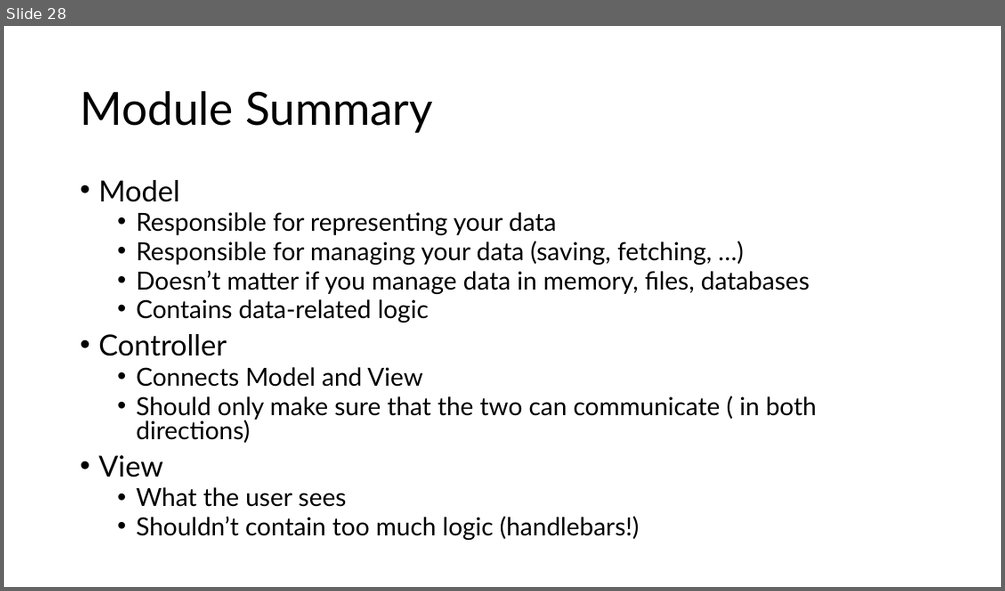
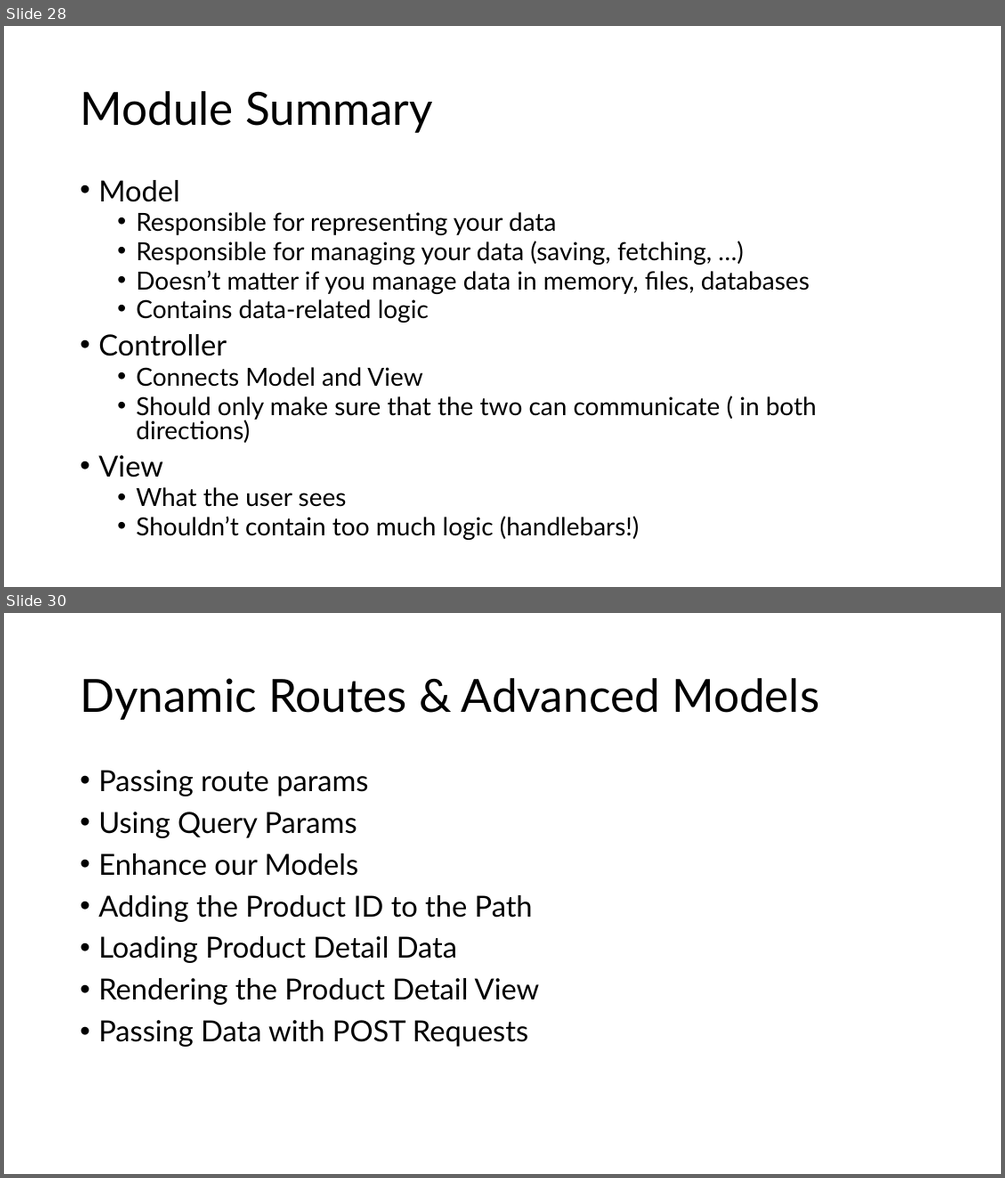
Before and after one commit to PiyushChaturvedii/Batch06, a slide deck: Node/node.pptx. Shown one above the other, each under a label of ours: slide 28 before the commit, slides 28 and 30 after it; the slides between them are not shown. The pictures are 1005x591 and 1005x1178 pixels, drawn with LibreOffice and Linux fonts; fonts in the diff are those of the drawing. Boxes give left, top, right and bottom in pixels: in the first picture for what was removed or moved away, otherwise in the second. Text is boxed around its words. In the diff, an @@ line names an element or a change of style, - is before the commit and + after.

```diff
--- a/Node/node.pptx
+++ b/Node/node.pptx
@@ slide 30 added at <box>4,613,1001,1174</box>, background #FFFFFF @@
@@ title added at <box>80,678,819,720</box>, 44 pt, text #000000 @@
+Dynamic Routes & Advanced Models
@@ text added at <box>98,770,540,1046</box>, 28 pt, text #000000 @@
+• Passing route params
+• Using Query Params
+• Enhance our Models
+• Adding the Product ID to the Path
+• Loading Product Detail Data
+• Rendering the Product Detail View
+• Passing Data with POST Requests
```
Also in this commit, not shown: 1 slide changed, 37 other files.
